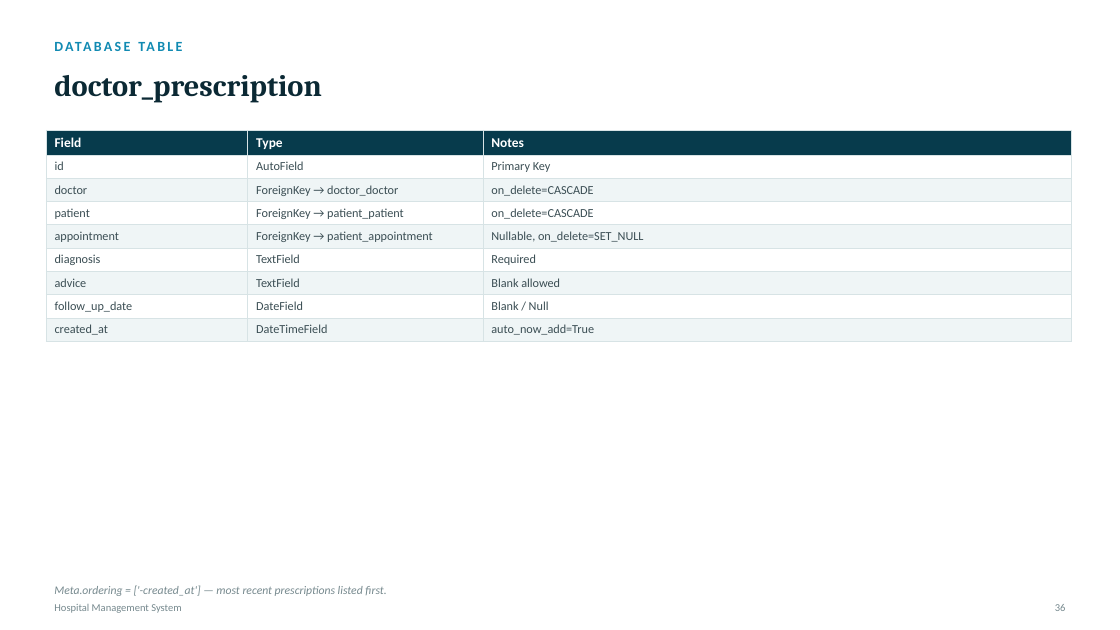
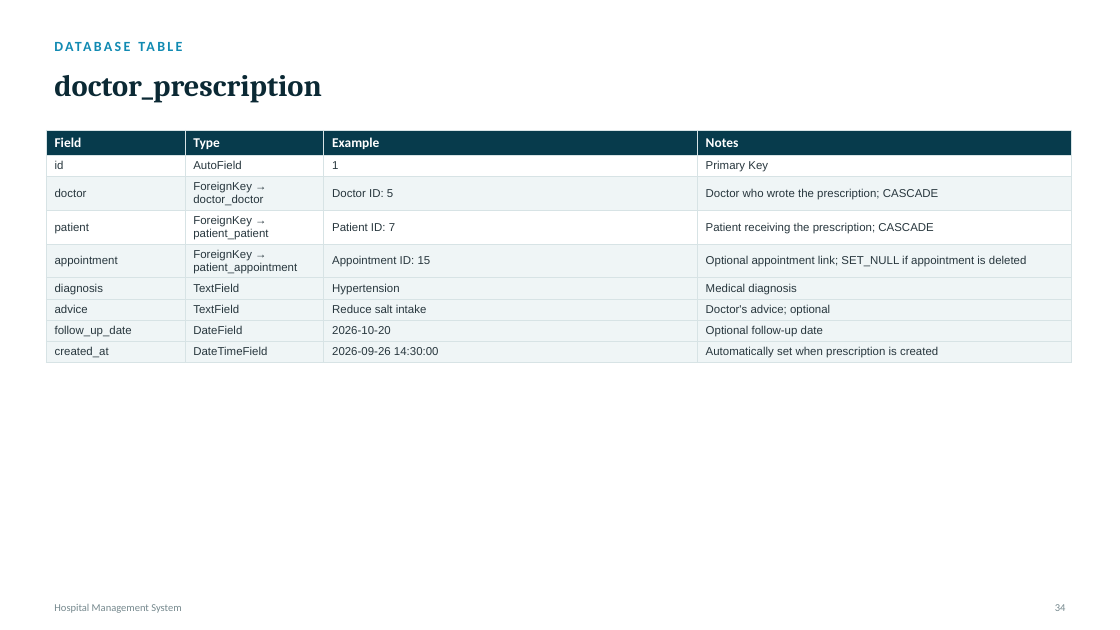
Before and after one commit to lakshitbuilds/Hospital-Management-System, a slide deck: slide 35 of HMS_Project_Presentation.pptx (slide 33 before the commit). Drawn at 1120x630 pixels with LibreOffice and Linux fonts; fonts in the diff are those of the drawing. Boxes give left, top, right and bottom in pixels: in the first picture for what was removed or moved away, otherwise in the second. Text is boxed around its words. In the diff, an @@ line names an element or a change of style, - is before the commit and + after.

```diff
--- a/HMS_Project_Presentation.pptx
+++ b/HMS_Project_Presentation.pptx
@@ table at (x1=46, y1=130, x2=1071, y2=373) @@
-column 3: Notes | Primary Key | on_delete=CASCADE | on_delete=CASCADE | Nullable, on_delete=SET_NULL | Required | Blank allowed | Blank / Null | auto_now_add=True
+column 3: Example | 1 | Doctor ID: 5 | Patient ID: 7 | Appointment ID: 15 | Hypertension | Reduce salt intake | 2026-10-20 | 2026-09-26 14:30:00
+column 4: Notes | Primary Key | Doctor who wrote the prescription; CASCADE | Patient receiving the prescription; CASCADE | Optional appointment link; SET_NULL if appointment is deleted | Medical diagnosis | Doctor's advice; optional | Optional follow-up date | Automatically set when prescription is created
@@ text removed at (x1=54, y1=585, x2=386, y2=596) @@
-Meta.ordering = ['-created_at'] — most recent prescriptions listed first.
@@ text at (x1=1055, y1=604, x2=1066, y2=611): text changed @@
-36
+34
```
Also in this commit, not shown: 9 other slides changed, 4 slides added, 2 slides removed, 8 other files.
